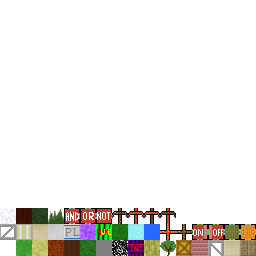
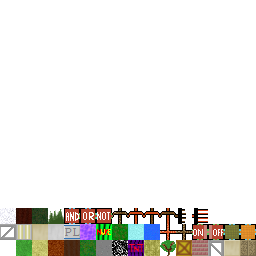
Layered file, before and after one edit (256 x 256). Changes by layer:
painted on "TerrainTextures.png" over (x1=176, y1=208, x2=208, y2=224)
